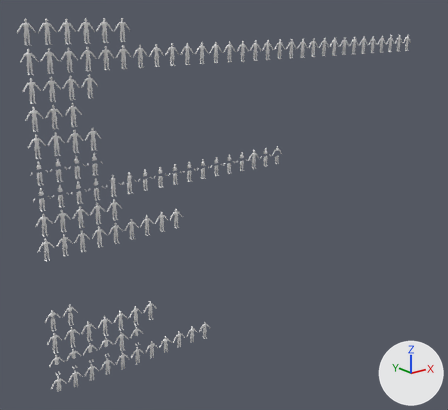
The Blender file Attires/Attires_ALL.blend, before and after one commit.
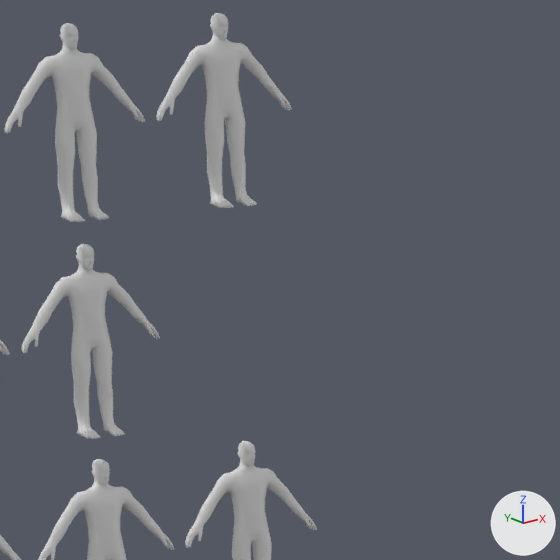
The first picture shows the older version from a 50 mm lens placed at (-17.1, -43.1, 30.3), pointed at (19.1, 2.2, 12.2). The close-ups show the older and then the newer version on the part from 14% to 29% of the width and 18% to 35% of the height of that picture. Only the edits that show in the close-ups are written down. The axes (+X, +Y, +Z) are drawn at lower right. The lights are the same throughout.

The first close-up shows 'PlayerModel.074', 'PlayerModel.088', 'PlayerModel.092', 'PlayerModel.094', 'PlayerModel.095' and 2 more.
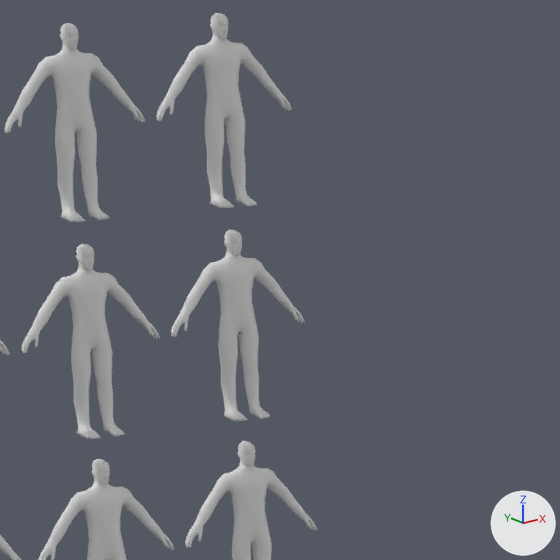
What differs and where, as boxes [x1, y1, x2, y2] in the close-ups (560 x 560 px):
'PlayerModel.112', added
    after: [171, 230, 305, 421]

What the commit changed:
Object 'PlayerModel.112' (ob_playermodel_112) is new; it shows me_cube_008.
Its location is (4.5, 0.0, 22.0).
It gains a MIRROR modifier named 'Mirror'.
Modifier setting: use_clip = True.
